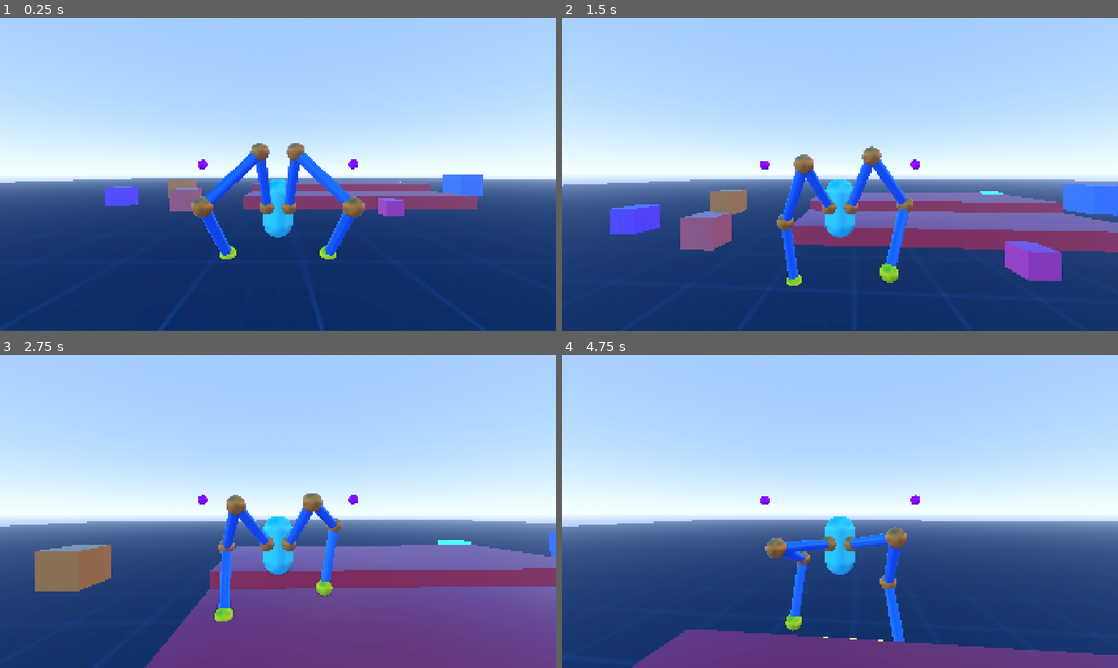
Above: before the commit, frames 1-4 (two rows, left to right).
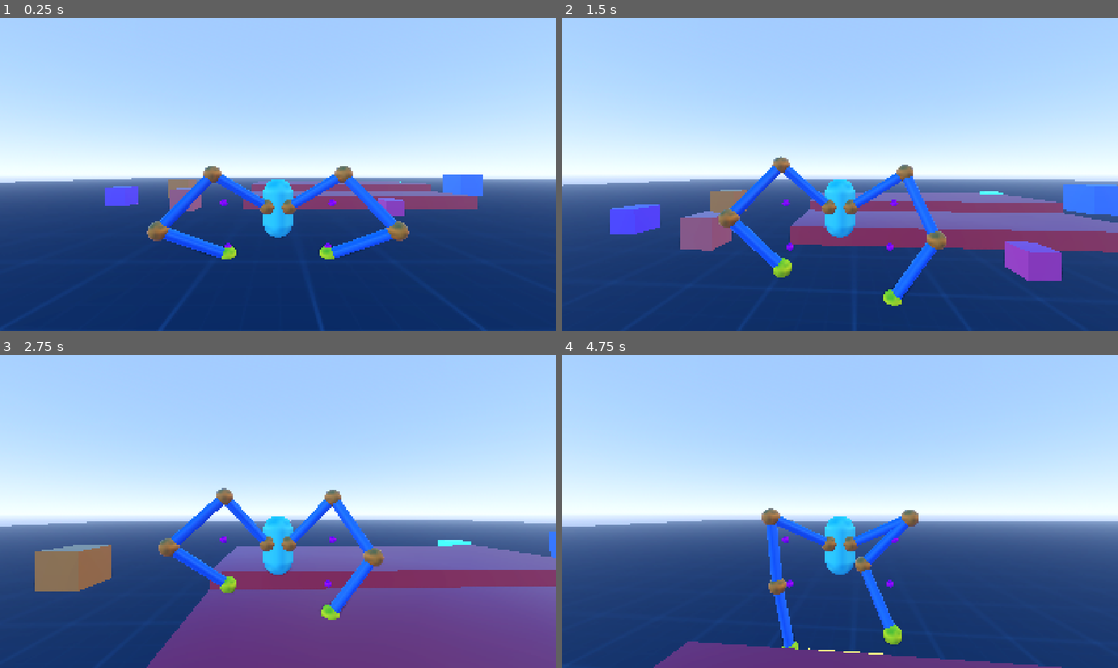
Above: after the commit, the same moments.

Repository: lliamsymonds04/doc-oc
Game: Godot game, scene res://main.tscn
The game is run twice, just before and just after one commit, with the same random seed, the same clock (stepped at 60 frames per second) and the same inputs.
Inputs (mouse positions are in pixels of both pictures, inside the frame that each line leads up to):
- Up to frame 1 (0.25 s): no input
- Up to frame 2 (1.5 s): move the mouse to (867, 174) at 0.52 s; hold W (forward) from 0.53 s (still down); tap Space (jump) at 0.77 s; move the mouse to (812, 174) at 1.27 s
- Up to frame 3 (2.75 s): keep holding W (forward); tap Space (jump) at 1.52 s; move the mouse to (289, 505) at 2.02 s
- Up to frame 4 (4.75 s): keep holding W (forward); move the mouse to (834, 517) at 2.77 s; tap Space (jump) at 3.02, 3.77, 4.52 s; move the mouse to (878, 514) at 3.52 s; move the mouse to (795, 508) at 4.27 s

The runs differ from the first frame. In frame 1, 5.3% of the frame differs, in the area x 26-74%, y 40-77%; in frame 2, 5.4%; in frame 3, 4.7%; in frame 4, 8.0%, in the area x 3-100%, y 44-100%.

Commit message:
feat: constrained joints to x axis and added min joint angle

Diff:
--- a/systems/inverse_kinematics/basic_arm.gd
+++ b/systems/inverse_kinematics/basic_arm.gd
@@ -1,10 +1,5 @@
 extends Node3D
 class_name BasicArm
-
-## Multi-segment arm solved with FABRIK toward a child Target node.
-## Visualizer renders joints as spheres and segments as cylinders.
-## All math is in local space: the solver is built from local positions,
-## solve() re-anchors the root at the local origin.
 
 @export var num_limbs: int = 3
 @export var limb_length: float = 2.0
@@ -13,6 +8,7 @@
 @export var step_duration: float = 0.25
 @export var lift_height: float = 0.8
 @export var joint_y_margin: float = 0.6
+@export var min_joint_angle: float = 20.0
 
 const GROUNDED_DISTANCE_CHECK: float = 0.2
 
@@ -42,9 +38,14 @@
 
 	solver = FabrikSolver.new(positions)
 	solver.floor_y_margin = joint_y_margin
+	solver.min_joint_angle = min_joint_angle
+
+	for i in range(num_limbs - 1):
+		solver.hinge_axes.append(Vector3.RIGHT)
+
 	_build_visualizer()
 
-# public methods
+## public methods
 func is_grounded() -> bool:
 	if is_stepping:
 		return false
@@ -78,7 +79,7 @@
 		is_stepping = false
 
 
-#private methods
+## private methods
 func _physics_process(_delta: float) -> void:
 	var solved := solver.solve(target, Vector3.ZERO, pole.position)
 	# var solved := solver.joints
--- a/systems/inverse_kinematics/fabrik_solver.gd
+++ b/systems/inverse_kinematics/fabrik_solver.gd
@@ -8,6 +8,10 @@
 var tolerance: float = 0.01
 var max_iterations: int = 10
 var floor_y_margin: float = 0.0
+var min_joint_angle: float = 0.0
+
+## Hinge axis per interior joint, in the previous segment's local frame
+var hinge_axes: Array[Vector3] = []
 
 func _init(p_joints: PackedVector3Array):
 	joints = p_joints
@@ -17,19 +21,19 @@
 		lengths.append((p_joints[i + 1] - p_joints[i]).length())
 		total_length += lengths[i]
 
+## Rotates the whole chain about the root-target axis so the bend faces the pole.
 func apply_pole(target: Vector3, root: Vector3, pole: Vector3) -> void:
 	var axis := target - root
 	if axis.length_squared() < 0.0001:
 		return
 	axis = axis.normalized()
-	var bend_point := joints[int((joints.size() - 1) * 0.5)]
-	var bend_vec := bend_point - root
+
+	var bend_vec := joints[(joints.size() - 1) / 2] - root
 	bend_vec -= axis * bend_vec.dot(axis)
-
 	if bend_vec.length_squared() < 0.0001:
-		if bend_hint.length_squared() < 0.0001:
-			return
 		bend_vec = bend_hint
+	if bend_vec.length_squared() < 0.0001:
+		return
 	bend_vec = bend_vec.normalized()
 
 	var pole_vec := pole - root
@@ -38,15 +42,9 @@
 		return
 	pole_vec = pole_vec.normalized()
 
-	var angle := atan2(
-		axis.dot(bend_vec.cross(pole_vec)),
-		bend_vec.dot(pole_vec)
-	)
-
-	var rot := Basis(axis, angle)
+	var rot := Basis(axis, atan2(axis.dot(bend_vec.cross(pole_vec)), bend_vec.dot(pole_vec)))
 	for i in range(1, joints.size()):
 		joints[i] = root + rot * (joints[i] - root)
-
 	bend_hint = pole_vec
 
 func _apply_floor(floor_y: float, margin: float) -> void:
@@ -54,38 +52,76 @@
 		if joints[i].y < floor_y + margin:
 			joints[i].y = floor_y + margin
 
+## Projects each interior joint onto its hinge axis and clamps the joint angle
+## to min_joint_angle. The bend plane is re-derived from the pole every call.
+func apply_hinge_constraints(pole: Vector3) -> void:
+	if joints.size() < 3 or hinge_axes.is_empty():
+		return
+
+	var max_dev := deg_to_rad(180.0 - min_joint_angle)
+	var cos_limit := cos(max_dev)
+	var sin_dev := sin(max_dev)
+	var prev_dir := (joints[1] - joints[0]).normalized()
+
+	for i in range(1, joints.size() - 1):
+		var axis_local: Vector3 = hinge_axes[i - 1] if i - 1 < hinge_axes.size() else Vector3.UP
+
+		# Frame of the parent segment: ref = pole projected perpendicular to it,
+		# side = prev_dir x ref. World axes fall back when the pole is colinear.
+		var ref := pole - joints[i]
+		ref -= prev_dir * ref.dot(prev_dir)
+		if ref.length_squared() < 0.0001:
+			ref = Vector3.UP - prev_dir * Vector3.UP.dot(prev_dir)
+		if ref.length_squared() < 0.0001:
+			ref = Vector3.RIGHT
+		ref = ref.normalized()
+
+		var side := prev_dir.cross(ref).normalized()
+		var hinge_axis := (side * axis_local.x + ref * axis_local.y + prev_dir * axis_local.z).normalized()
+
+		# Remove swing along the hinge axis, then clamp the fold angle
+		# (a hairpin with no defined direction falls back to the pole).
+		var constrained := (joints[i + 1] - joints[i]).normalized()
+		constrained -= hinge_axis * constrained.dot(hinge_axis)
+		if constrained.length_squared() < 0.0001:
+			constrained = prev_dir
+		constrained = constrained.normalized()
+
+		if constrained.dot(prev_dir) < cos_limit:
+			var perp := constrained - prev_dir * constrained.dot(prev_dir)
+			if perp.length_squared() < 0.0001:
+				perp = ref
+			constrained = (prev_dir * cos_limit + perp.normalized() * sin_dev).normalized()
+
+		joints[i + 1] = joints[i] + constrained * lengths[i]
+		prev_dir = constrained
+
 func solve(target: Vector3, root: Vector3, pole: Vector3) -> PackedVector3Array:
-	var dist_to_target = root.distance_to(target)
-
-	if dist_to_target > total_length:
+	if root.distance_to(target) > total_length:
 		for i in range(joints.size() - 1):
-			var r = joints[i].distance_to(target)
-			var lam = lengths[i] / maxf(r, 0.0001)
-			joints[i + 1] = joints[i].lerp(target, lam)
+			joints[i + 1] = _stretch(joints[i], target, lengths[i])
 		return joints
 
 	for _iter in range(max_iterations):
-		if joints[joints.size() - 1].distance_to(target) < tolerance:
-			apply_pole(target, root, pole)
-			_apply_floor(target.y, floor_y_margin)
-			return joints
-
 		joints[joints.size() - 1] = target
 		for i in range(joints.size() - 2, -1, -1):
-			var r = joints[i].distance_to(joints[i + 1])
-			var lam = lengths[i] / maxf(r, 0.0001)
-			joints[i] = joints[i + 1].lerp(joints[i], lam)
-
+			joints[i] = _stretch(joints[i + 1], joints[i], lengths[i])
 		joints[0] = root
 		for i in range(joints.size() - 1):
-			var r = joints[i].distance_to(joints[i + 1])
-			var lam = lengths[i] / maxf(r, 0.0001)
-			joints[i + 1] = joints[i].lerp(joints[i + 1], lam)
+			joints[i + 1] = _stretch(joints[i], joints[i + 1], lengths[i])
 
+		_apply_floor(target.y, floor_y_margin)
 		apply_pole(target, root, pole)
-		_apply_floor(target.y, floor_y_margin)
+		apply_hinge_constraints(pole)
+
+		if joints[joints.size() - 1].distance_to(target) < tolerance:
+			break
 
 	return joints
 
+## Returns the point `len` away from `a` toward `b`.
+func _stretch(a: Vector3, b: Vector3, len: float) -> Vector3:
+	return a.lerp(b, len / maxf(a.distance_to(b), 0.0001))
+
 func get_end_effector() -> Vector3:
 	return joints[joints.size() - 1]
--- a/systems/player/player.tscn
+++ b/systems/player/player.tscn
@@ -22,6 +22,7 @@
 collision_layer = 2
 script = ExtResource("1_ktl23")
 arm_mounts = [NodePath("Hitbox/ArmRight"), NodePath("Hitbox/ArmLeft")]
+max_target_displacement = 3.0
 
 [node name="Hitbox" type="CollisionShape3D" parent="." unique_id=1899741163]
 transform = Transform3D(1, 0, 0, 0, 1, 0, 0, 0, 1, 0, 0.99949986, 0)
@@ -33,8 +34,11 @@
 [node name="Target" type="Marker3D" parent="Hitbox/ArmRight" unique_id=550686394]
 transform = Transform3D(1, 0, 0, 0, 1, 0, 0, 0, 1, 1.1221828, -1.0896435, 0.6019857)
 
+[node name="MeshInstance3D" type="MeshInstance3D" parent="Hitbox/ArmRight/Target" unique_id=1450380065]
+mesh = SubResource("SphereMesh_m2c1y")
+
 [node name="Pole" type="Marker3D" parent="Hitbox/ArmRight" unique_id=1263360260]
-transform = Transform3D(1, 0, 0, 0, 1, 0, 0, 0, 1, 1.2590001, 1.263228, 2.2636716)
+transform = Transform3D(1, 0, 0, 0, 1, 0, 0, 0, 1, 1.253, 0.2, 0.577)
 
 [node name="MeshInstance3D" type="MeshInstance3D" parent="Hitbox/ArmRight/Pole" unique_id=102810832]
 mesh = SubResource("SphereMesh_m2c1y")
@@ -45,8 +49,11 @@
 [node name="Target" type="Marker3D" parent="Hitbox/ArmLeft" unique_id=1044979529]
 transform = Transform3D(1, 0, 0, 0, 1, 0, 0, 0, 1, -1.122, -1.09, 0.602)
 
+[node name="MeshInstance3D" type="MeshInstance3D" parent="Hitbox/ArmLeft/Target" unique_id=1058018564]
+mesh = SubResource("SphereMesh_m2c1y")
+
 [node name="Pole" type="Marker3D" parent="Hitbox/ArmLeft" unique_id=515761756]
-transform = Transform3D(1, 0, 0, 0, 1, 0, 0, 0, 1, -1.25863, 1.2566742, 2.2596457)
+transform = Transform3D(1, 0, 0, 0, 1, 0, 0, 0, 1, -1.253, 0.2, 0.577)
 
 [node name="MeshInstance3D" type="MeshInstance3D" parent="Hitbox/ArmLeft/Pole" unique_id=1295289999]
 mesh = SubResource("SphereMesh_m2c1y")
--- a/systems/player/player_controller.gd
+++ b/systems/player/player_controller.gd
@@ -42,6 +42,7 @@
 		target.top_level = true
 
 		var arm := BasicArm.new()
+		arm.name = "arm_%s" % mount.name
 		arm.target_node = target
 		arm.position = Vector3.ZERO
 		arm.target = target.position
